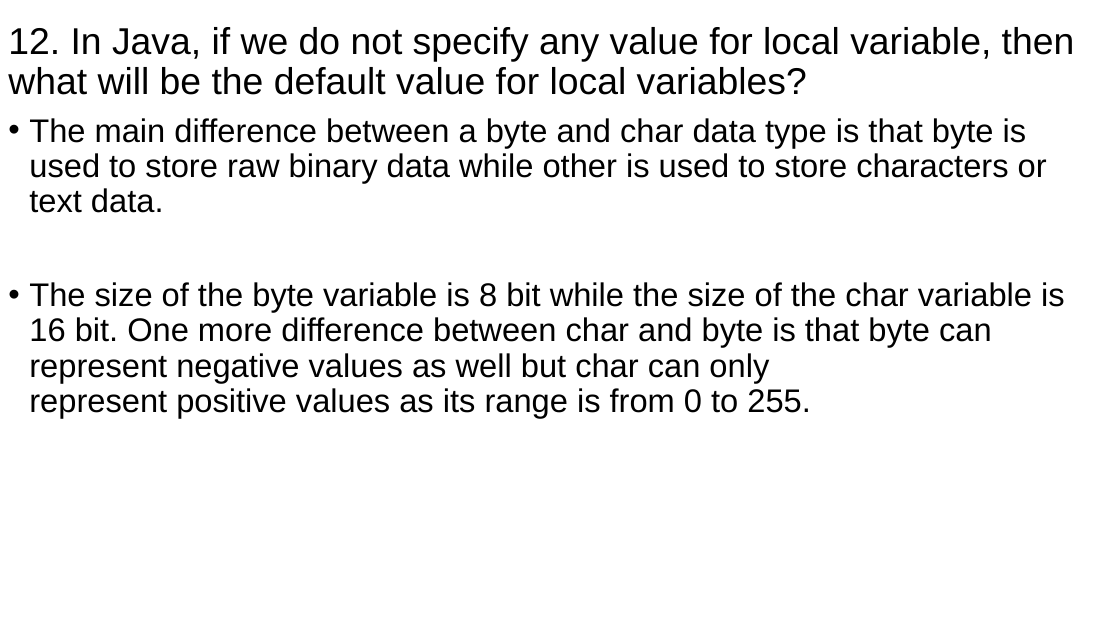
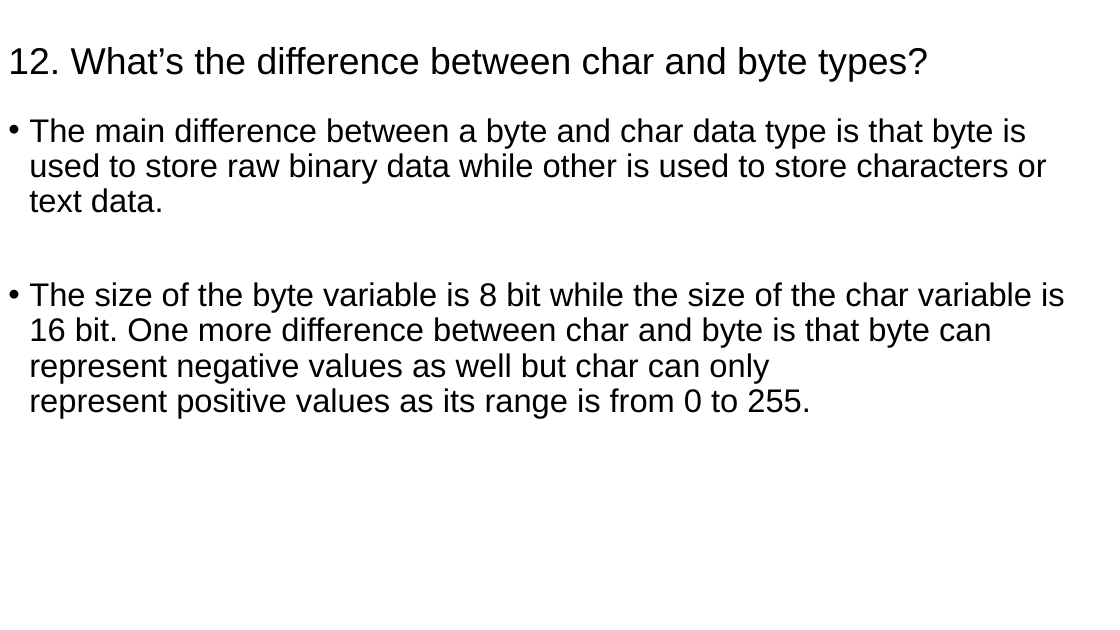
Before and after one commit to Marvioo/Cogent, a slide deck: slide 14 of Java Basics/Java Bascis 1.pptx. Drawn at 1120x630 pixels with LibreOffice and Linux fonts; fonts in the diff are those of the drawing. Boxes give left, top, right and bottom in pixels: in the first picture for what was removed or moved away, otherwise in the second. Text is boxed around its words. In the diff, an @@ line names an element or a change of style, - is before the commit and + after.

```diff
--- a/Java Basics/Java Bascis 1.pptx
+++ b/Java Basics/Java Bascis 1.pptx
@@ title at (8,47,928,82): text changed @@
-12. In Java, if we do not specify any value for local variable, then what will be the default value for local variables?
+12. What’s the difference between char and byte types?
```
Also in this commit, not shown: 1 other slide changed, 1 slide removed, 1 other file.
